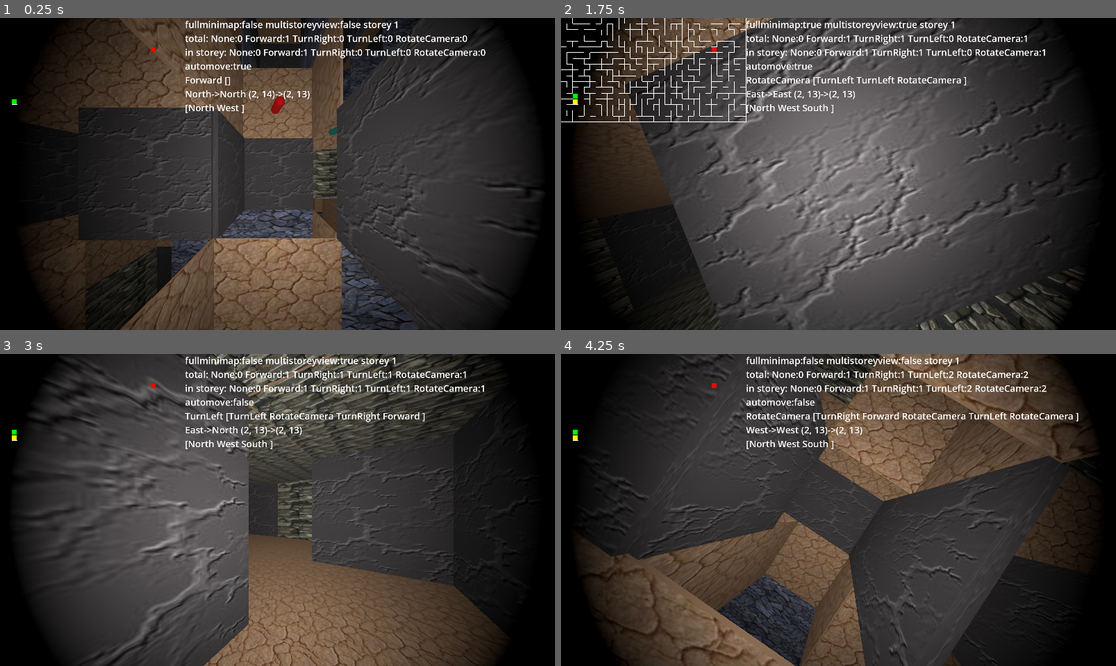
Above: before the commit, frames 1-4 (two rows, left to right).
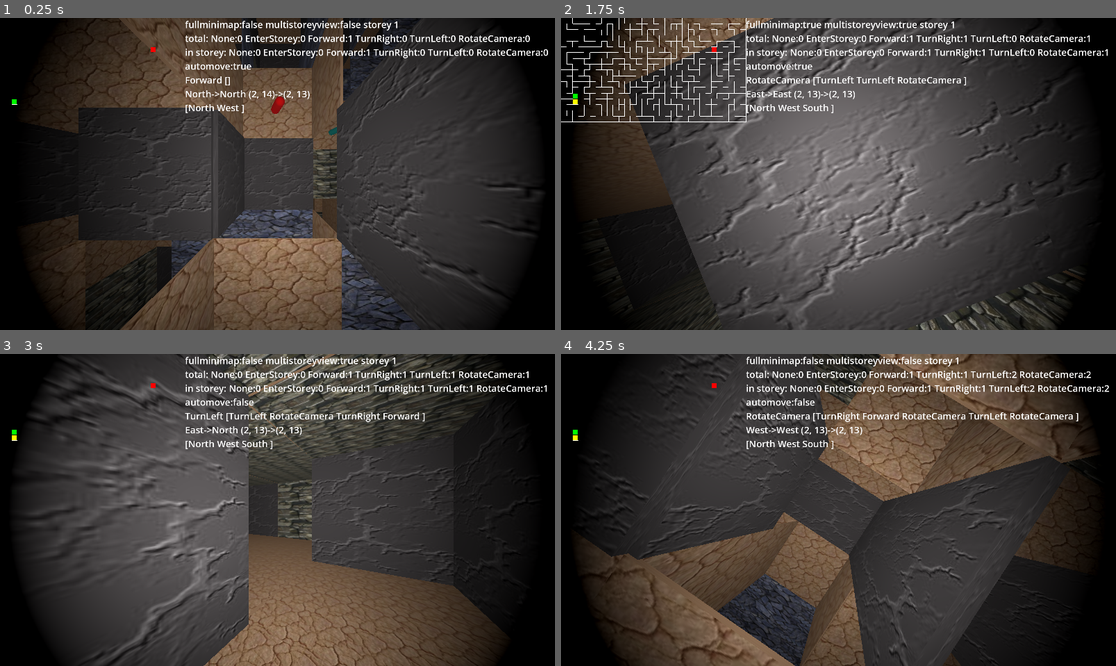
Above: after the commit, the same moments.

Repository: kasworld/gd4maze3d
Game: Godot game, scene res://main.tscn
Two runs of this game, one before a commit and one after it. Both use one fixed random seed, a clock stepped at 60 frames per second and the inputs below.
Inputs (mouse positions are in pixels of both pictures, inside the frame that each line leads up to):
- Up to frame 1 (0.25 s): no input
- Up to frame 2 (1.75 s): tap Enter at 0.5 s; move the mouse to (960, 158) at 0.52 s; hold Right 0.53-1.28 s; tap 1 at 0.6 s; click (960, 158) at 0.67 s; tap Space at 0.77, 1.52 s; move the mouse to (727, 189) at 1.27 s; hold Down from 1.28 s (still down); tap 2 at 1.35 s
- Up to frame 3 (3 s): move the mouse to (333, 441) at 2.02 s; release Down at 2.03 s; hold Right 2.03-2.78 s; tap 3 at 2.1 s; move the mouse to (249, 572) at 2.77 s; hold Up from 2.78 s (still down); tap 1 at 2.85 s; click (249, 572) at 2.92 s
- Up to frame 4 (4.25 s): tap Space at 3.02, 3.77 s; move the mouse to (1005, 556) at 3.52 s; release Up at 3.53 s; hold Left from 3.53 s (still down); tap 2 at 3.6 s

The runs differ from the first frame. In frame 1, 1.4% of the frame differs, in the area x 35-99%, y 5-26%; in frame 2, 1.4%; in frame 3, 1.5%, in the area x 34-99%, y 5-30%; in frame 4, 1.4%.

Commit message:
prepare enter storey animation

Diff:
--- a/character.gd
+++ b/character.gd
@@ -5,7 +5,7 @@
 var storey :Storey
 
 var ani_act_dur :float # sec
-enum Act {None, Forward, TurnRight , TurnLeft, RotateCamera}
+enum Act {None, EnterStorey, Forward, TurnRight , TurnLeft, RotateCamera}
 func act2str(a :Act)->String:
 	return Act.keys()[a]
 
@@ -154,7 +154,7 @@
 func can_move(dir :Storey.Dir)->bool:
 	return storey.can_move(pos_old.x, pos_old.y, dir )
 
-func calc_animate_forward_by_dur(dur :float)->Vector3:
+func calc_animate_move_by_dur(dur :float)->Vector3:
 	return Vector3(
 		0.5+ lerpf(pos_old.x, pos_new.x, dur),
 		storey.storey_h/2.0,
--- a/main.gd
+++ b/main.gd
@@ -77,7 +77,7 @@
 			player_list[i].light_on(true)
 		else:
 			player_list[i].enter_storey(storey_list[StoreyPlay], true)
-		animate_forward_by_dur(player_list[i], 0)
+		animate_move_by_dur(player_list[i], 0)
 		animate_turn_by_dur(player_list[i], 0)
 	set_minimap_mode()
 
@@ -147,15 +147,15 @@
 func animate_act(pl :Character, dur :float)->void:
 	match pl.act_current:
 		Character.Act.Forward:
-			animate_forward_by_dur(pl, dur)
+			animate_move_by_dur(pl, dur)
 		Character.Act.TurnLeft, Character.Act.TurnRight:
 			animate_turn_by_dur(pl, dur)
 		Character.Act.RotateCamera:
 			animate_rotate_camera_by_dur(pl,dur)
 
 # dur : 0 - 1 :second
-func animate_forward_by_dur(pl :Character, dur :float)->void:
-	pl.position = pl.calc_animate_forward_by_dur(dur)
+func animate_move_by_dur(pl :Character, dur :float)->void:
+	pl.position = pl.calc_animate_move_by_dur(dur)
 
 # dur : 0 - 1 :second
 func animate_turn_by_dur(pl :Character, dur :float)->void:
